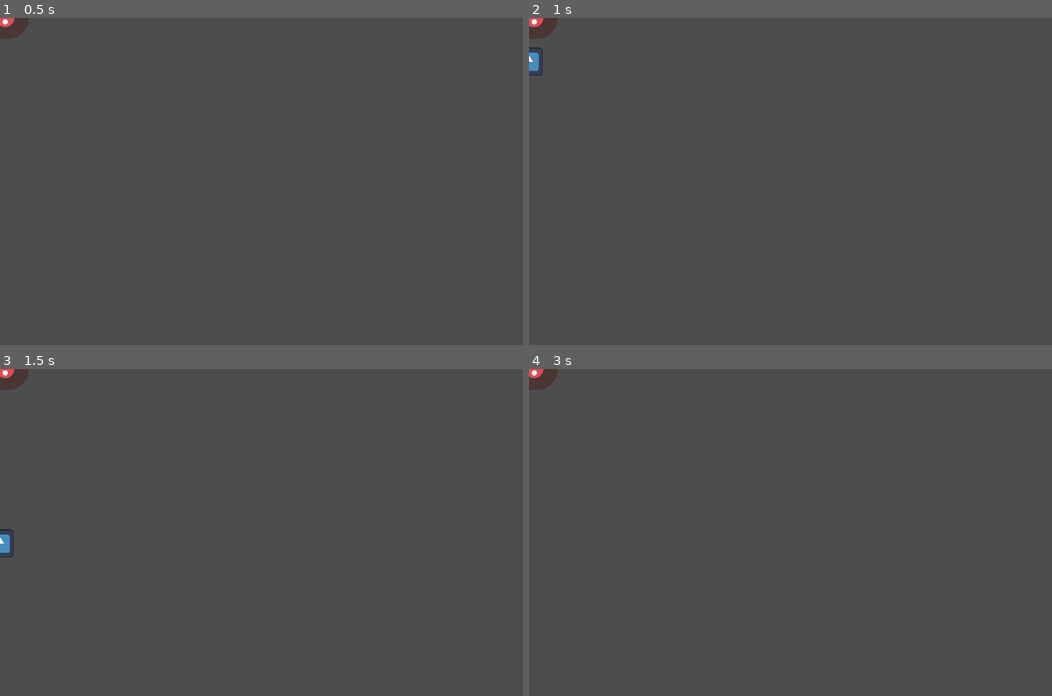
Above: before the commit, frames 1-4 (two rows, left to right).
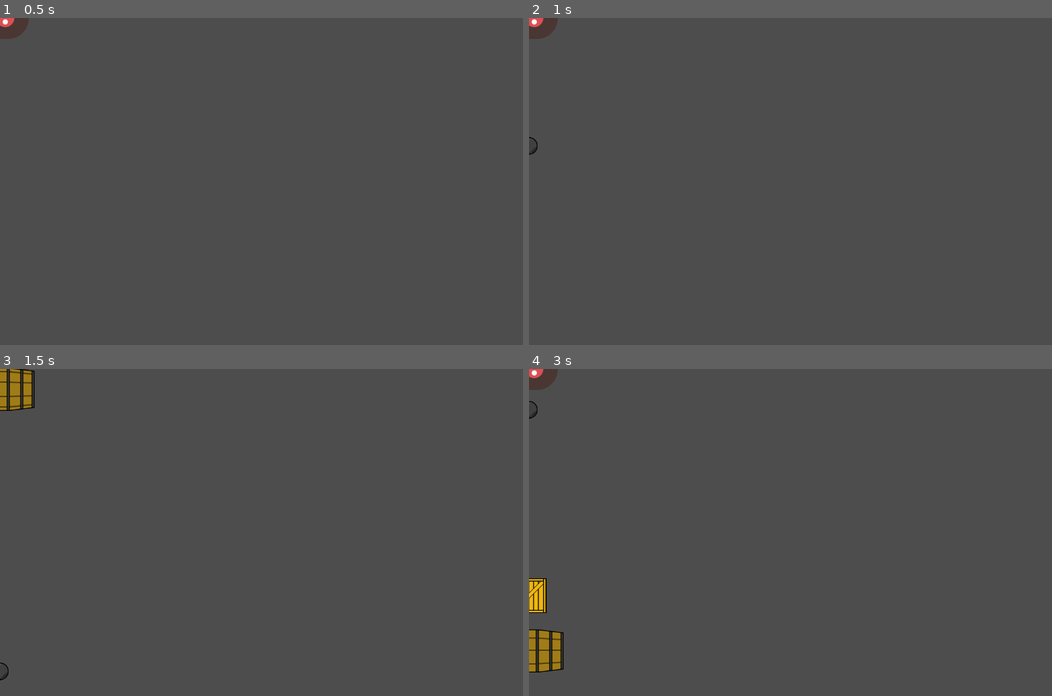
Above: after the commit, the same moments.

Repository: FaNzu/ClimbingGamejam
Game: Godot game, scene res://Projectiles/ProjectileSpawner.tscn
The game is run twice, just before and just after one commit, with the same random seed, the same clock (stepped at 60 frames per second) and the same inputs. This scene is started directly instead of the project's main scene. The engine's default icon, where the game draws it, is replaced by a stand-in: a white triangle on a blue panel in a dark square.
Inputs:
- Up to frame 1 (0.5 s): no input
- Up to frame 2 (1 s): tap Enter at 0.5 s; hold Right (climber_move_right) from 0.53 s (still down); tap E (defender_attack_e) at 0.6 s; tap Q (defender_attack_q) at 0.8 s
- Up to frame 3 (1.5 s): release Right (climber_move_right) at 1.28 s; hold Down (climber_move_down) from 1.28 s (still down); tap Q (defender_attack_q) at 1.35 s
- Up to frame 4 (3 s): tap W (defender_attack_w) at 1.55, 2.1 s; release Down (climber_move_down) at 2.03 s; hold Right (climber_move_right) 2.03-2.78 s; tap E (defender_attack_e) at 2.3, 2.85 s; hold Up (climber_move_up) from 2.78 s (still down)

Frame 1 is identical in both runs. In frame 2, 0.2% of the frame differs, in the area x 0-3%, y 9-42%; in frame 3, 0.9%; in frame 4, 1.2%, in the area x 0-7%, y 9-93%.

Commit message:
Added Different Projectiles

Diff:
--- a/Projectiles/Projectile.gd
+++ b/Projectiles/Projectile.gd
@@ -7,7 +7,30 @@
 
 # Called when the node enters the scene tree for the first time.
 func _ready():
-	pass
+	match type:
+		"barrel":
+			$AnimatedSprite2D.animation = "barrel"
+			$AnimatedSprite2D.speed_scale = 2
+			$AnimatedSprite2D.play()
+			speed = 400
+			$CollisionShape2D.shape = $BarrelCollider.shape
+			onHitFallSpeed = 0.4
+			onHitFallDuration = 0.5
+			onHitFallDeceleration = 0.8
+		"crate":
+			$AnimatedSprite2D.animation = "crate"
+			speed = 600
+			$CollisionShape2D.shape = $CrateCollider.shape
+			onHitFallSpeed = 0.5
+			onHitFallDuration = 0.75
+			onHitFallDeceleration = 0.75
+		"cannonball":
+			$AnimatedSprite2D.animation = "cannonball"
+			speed = 800
+			$CollisionShape2D.shape = $CannonballCollider.shape
+			onHitFallSpeed = 0.6
+			onHitFallDuration = 1
+			onHitFallDeceleration = 0.6
 
 
 # Called every frame. 'delta' is the elapsed time since the previous frame.
--- a/Projectiles/ProjectileSpawner.gd
+++ b/Projectiles/ProjectileSpawner.gd
@@ -6,6 +6,10 @@
 var globalCooldownCurrent
 @export var cooldownQ = 2
 var cooldownQCurrent
+@export var cooldownW = 1
+var cooldownWCurrent
+@export var cooldownE = 1.5
+var cooldownECurrent
 
 # Called when the node enters the scene tree for the first time.
 func _ready():
@@ -14,19 +18,29 @@
 		add_child(defender)
 	globalCooldownCurrent = 0
 	cooldownQCurrent = 0
+	cooldownWCurrent = 0
+	cooldownECurrent = 0
 
 
 # Called every frame. 'delta' is the elapsed time since the previous frame.
 func _process(delta):
 	globalCooldownCurrent = max(globalCooldownCurrent - delta, 0)
 	cooldownQCurrent = max (cooldownQCurrent - delta, 0)
+	cooldownWCurrent = max (cooldownWCurrent - delta, 0)
+	cooldownECurrent = max (cooldownECurrent - delta, 0)
 	if globalCooldownCurrent <= 0:
 		if Input.is_action_just_pressed("defender_attack_q") and cooldownQCurrent <= 0:
-			shoot("placeholder")
-			globalCooldownCurrent = globalCooldown
+			shoot("barrel")
 			cooldownQCurrent = cooldownQ
+		if Input.is_action_just_pressed("defender_attack_w") and cooldownWCurrent <= 0:
+			shoot("crate")
+			cooldownWCurrent = cooldownW
+		if Input.is_action_just_pressed("defender_attack_e") and cooldownECurrent <= 0:
+			shoot("cannonball")
+			cooldownECurrent = cooldownE
 
 func shoot(type):
+	globalCooldownCurrent = globalCooldown
 	var projectile = Projectile.instantiate()
 	projectile.position = defender.position
 	projectile.type = type
--- a/Projectiles/projectile.tscn
+++ b/Projectiles/projectile.tscn
@@ -1,30 +1,81 @@
-[gd_scene load_steps=5 format=3 uid="uid://dujv14fyg8qbo"]
+[gd_scene load_steps=12 format=3 uid="uid://dujv14fyg8qbo"]
 
 [ext_resource type="Script" path="res://Projectiles/Projectile.gd" id="1_vyexi"]
+[ext_resource type="Texture2D" uid="uid://c646yvbxn5ik8" path="res://Art/Barrel0.png" id="2_h73ap"]
 [ext_resource type="Texture2D" uid="uid://2qwuhk7cdtr5" path="res://Art/icon.svg" id="2_ihbe0"]
+[ext_resource type="Texture2D" uid="uid://c0p3yuaf8dq6g" path="res://Art/Barrel1.png" id="3_ddhlb"]
+[ext_resource type="Texture2D" uid="uid://uudc1vq4805m" path="res://Art/Cannonball.png" id="4_hd13k"]
+[ext_resource type="Texture2D" uid="uid://crfv4snw561do" path="res://Art/Crate.png" id="4_w5iwy"]
 
 [sub_resource type="SpriteFrames" id="SpriteFrames_yybl4"]
 animations = [{
 "frames": [{
 "duration": 1.0,
+"texture": ExtResource("2_h73ap")
+}, {
+"duration": 1.0,
+"texture": ExtResource("3_ddhlb")
+}],
+"loop": true,
+"name": &"barrel",
+"speed": 5.0
+}, {
+"frames": [{
+"duration": 1.0,
+"texture": ExtResource("4_hd13k")
+}],
+"loop": true,
+"name": &"cannonball",
+"speed": 5.0
+}, {
+"frames": [{
+"duration": 1.0,
+"texture": ExtResource("4_w5iwy")
+}],
+"loop": true,
+"name": &"crate",
+"speed": 5.0
+}, {
+"frames": [{
+"duration": 1.0,
 "texture": ExtResource("2_ihbe0")
 }],
 "loop": true,
-"name": &"icon",
+"name": &"placeholder",
 "speed": 5.0
 }]
 
 [sub_resource type="RectangleShape2D" id="RectangleShape2D_mph7i"]
-size = Vector2(60, 60)
+size = Vector2(120, 120)
+
+[sub_resource type="RectangleShape2D" id="RectangleShape2D_vhw2g"]
+size = Vector2(160, 80)
+
+[sub_resource type="RectangleShape2D" id="RectangleShape2D_0g7lm"]
+size = Vector2(80, 80)
+
+[sub_resource type="CircleShape2D" id="CircleShape2D_c8trj"]
+radius = 20.0
 
 [node name="Projectile" type="Area2D"]
 script = ExtResource("1_vyexi")
 
 [node name="AnimatedSprite2D" type="AnimatedSprite2D" parent="."]
-scale = Vector2(0.5, 0.5)
 sprite_frames = SubResource("SpriteFrames_yybl4")
-animation = &"icon"
+animation = &"placeholder"
 
 [node name="CollisionShape2D" type="CollisionShape2D" parent="."]
 shape = SubResource("RectangleShape2D_mph7i")
 one_way_collision_margin = 0.0
+
+[node name="BarrelCollider" type="CollisionShape2D" parent="."]
+shape = SubResource("RectangleShape2D_vhw2g")
+disabled = true
+one_way_collision_margin = 0.0
+
+[node name="CrateCollider" type="CollisionShape2D" parent="."]
+shape = SubResource("RectangleShape2D_0g7lm")
+disabled = true
+
+[node name="CannonballCollider" type="CollisionShape2D" parent="."]
+shape = SubResource("CircleShape2D_c8trj")
Binary file added: Art/Barrel0.png
Not shown, added: Art/Barrel0.png.import
Binary file added: Art/Barrel1.png
Not shown, added: Art/Barrel1.png.import
Binary file added: Art/Cannonball.png
Not shown, added: Art/Cannonball.png.import
Binary file added: Art/Crate.png
Not shown, added: Art/Crate.png.import
